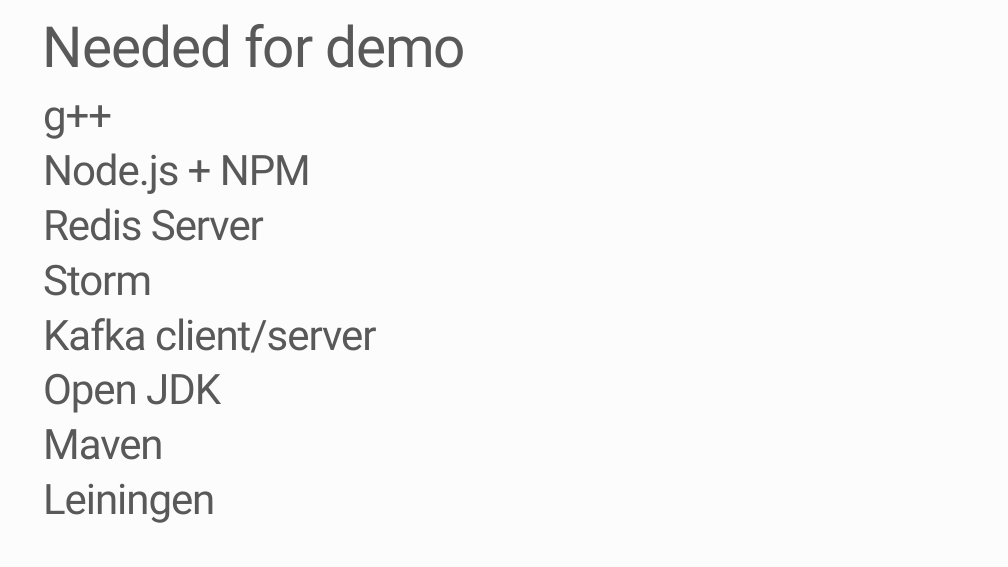
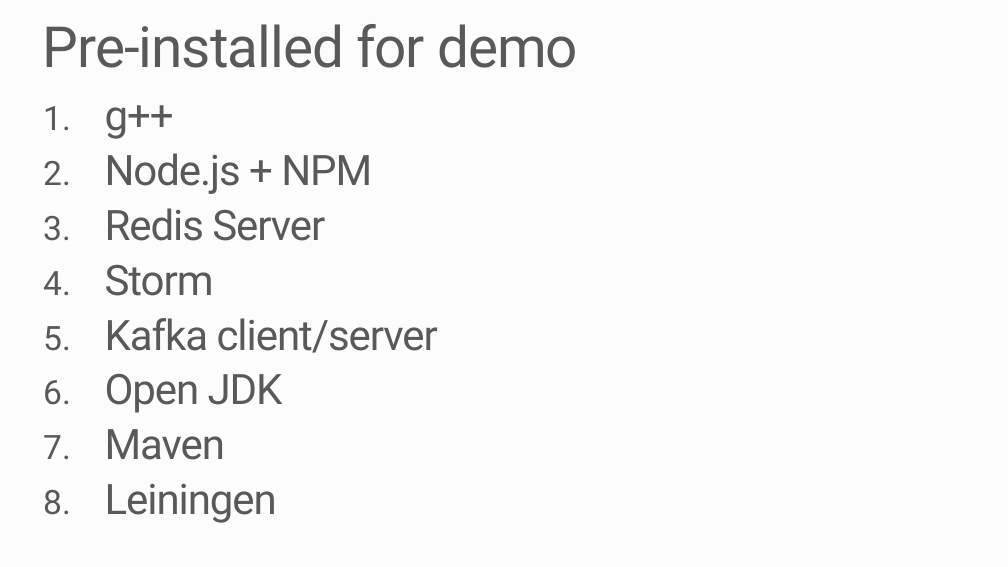
Before and after one commit to MSRConnections/Azure-training-course, a slide deck: slide 9 of Day 2/7. Streaming Data/Storm, Kafka and Data Caching.pptx (slide 6 before the commit). Drawn at 1008x567 pixels with LibreOffice and Linux fonts; fonts in the diff are those of the drawing; background and template pictures are left out. Boxes give left, top, right and bottom in pixels: in the first picture for what was removed or moved away, otherwise in the second. Text is boxed around its words. In the diff, an @@ line names an element or a change of style, - is before the commit and + after.

```diff
--- a/Day 2/7. Streaming Data/Storm, Kafka and Data Caching.pptx
+++ b/Day 2/7. Streaming Data/Storm, Kafka and Data Caching.pptx
@@ title at [43, 24, 578, 68]: text changed @@
-Needed for demo
+Pre-installed for demo
@@ text "g++" at [105, 105, 438, 523]: bullet none to 1. @@
```
Also in this commit, not shown: 2 other slides changed, 3 slides added, 3 other files.
